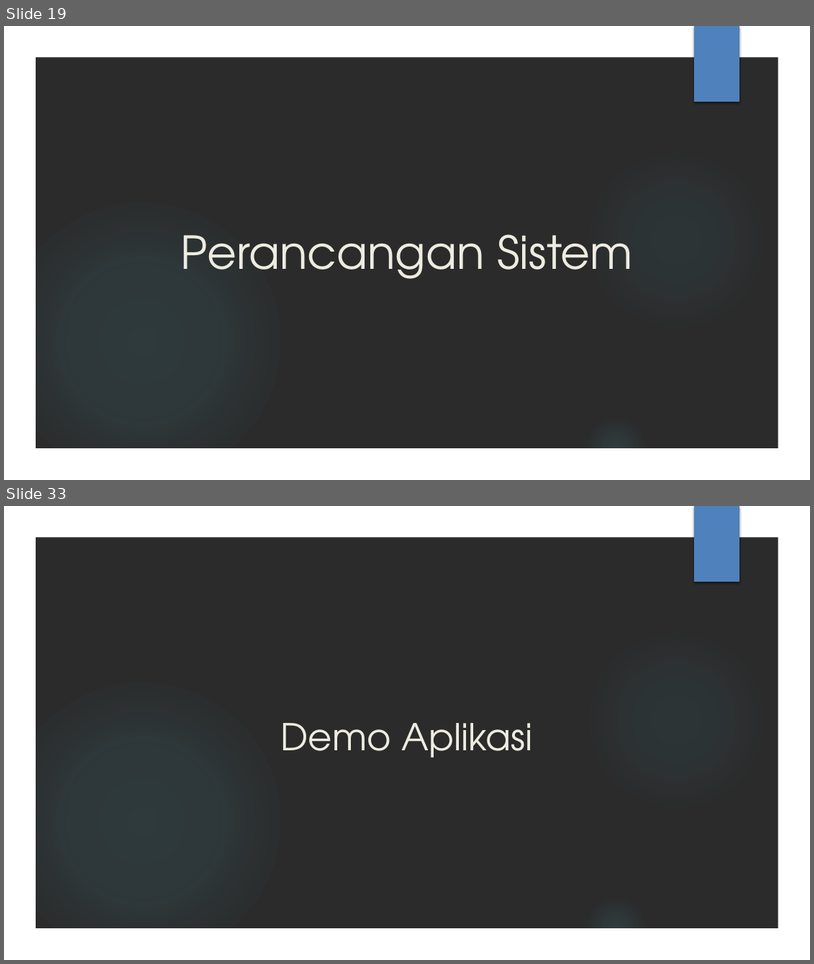
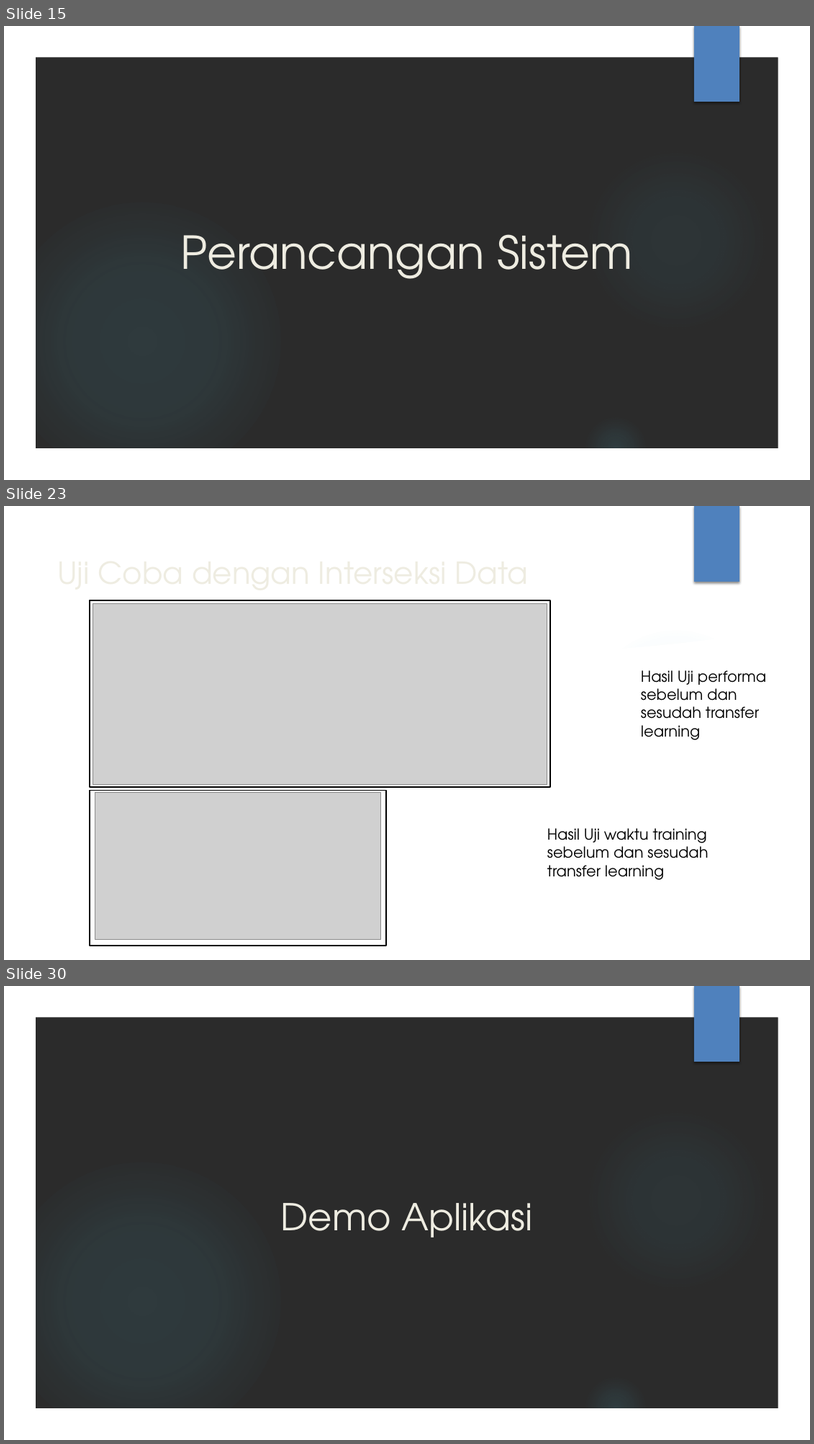
Before and after one commit to AhsanulQalbi/skripsiAnaconda, a slide deck: Laporan ppt/PPT SIDANG.pptx. Shown one above the other, each under a label of ours: slides 19 and 33 before the commit, slides 15, 23 and 30 after it; the slides between them are not shown. The pictures are 814x964 and 814x1444 pixels, drawn with LibreOffice and Linux fonts; fonts in the diff are those of the drawing; grey boxes stand for pictures; background and template pictures are left out; a plain dark background stands for a picture behind light text. Boxes give left, top, right and bottom in pixels: in the first picture for what was removed or moved away, otherwise in the second. Text is boxed around its words. In the diff, an @@ line names an element or a change of style, - is before the commit and + after.

```diff
--- a/Laporan ppt/PPT SIDANG.pptx
+++ b/Laporan ppt/PPT SIDANG.pptx
@@ slide 23 added at <box>4,506,810,960</box>, background picture (left out); not listed: 5 template elements that a slide beside it also shows @@
@@ title added at <box>57,548,529,600</box>, 36 pt, text #EEECE1 @@
+Uji Coba dengan Interseksi Data
@@ rectangle added at <box>89,600,550,787</box>, outline #000000 1.5 pt @@
@@ picture added at <box>93,603,548,784</box> @@
@@ freeform shape added at <box>565,607,785,672</box>, fill #FFFFFF at 20% opacity @@
@@ freeform shape added at <box>34,629,780,929</box>, fill #FFFFFF @@
@@ text added at <box>641,670,766,740</box>, 18 pt, text #000000 @@
+Hasil Uji performa sebelum dan sesudah transfer learning
@@ rectangle added at <box>89,790,386,945</box>, outline #000000 1.5 pt @@
@@ picture added at <box>95,792,381,939</box> @@
@@ text added at <box>548,828,708,880</box>, 18 pt, text #000000 @@
+Hasil Uji waktu training sebelum dan sesudah transfer learning
@@ what was slide 19 is now slide 15 @@
@@ what was slide 33 is now slide 30 @@
```
Also in this commit, not shown: 9 slides changed, 18 other slides added, 22 slides removed, 1 other file.
